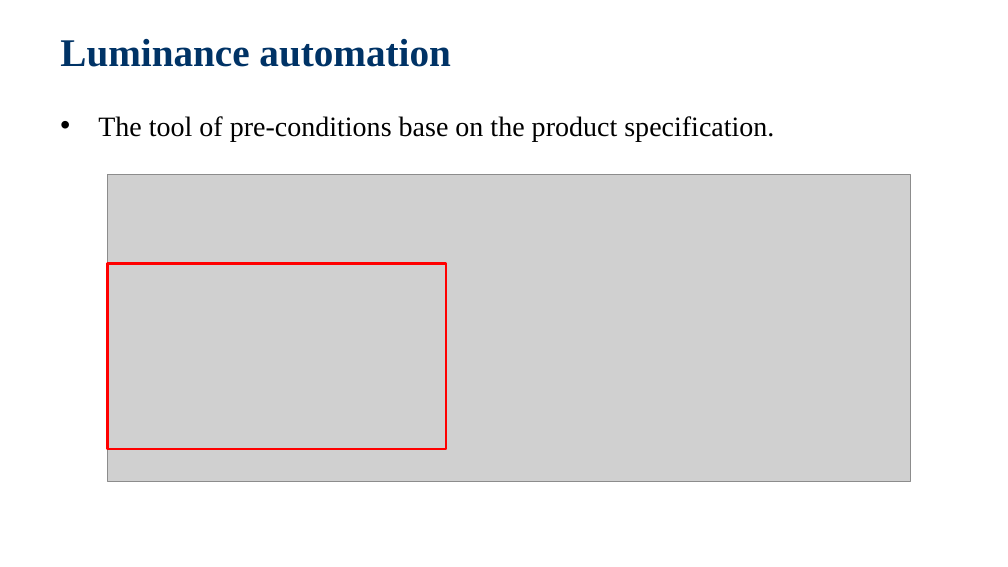
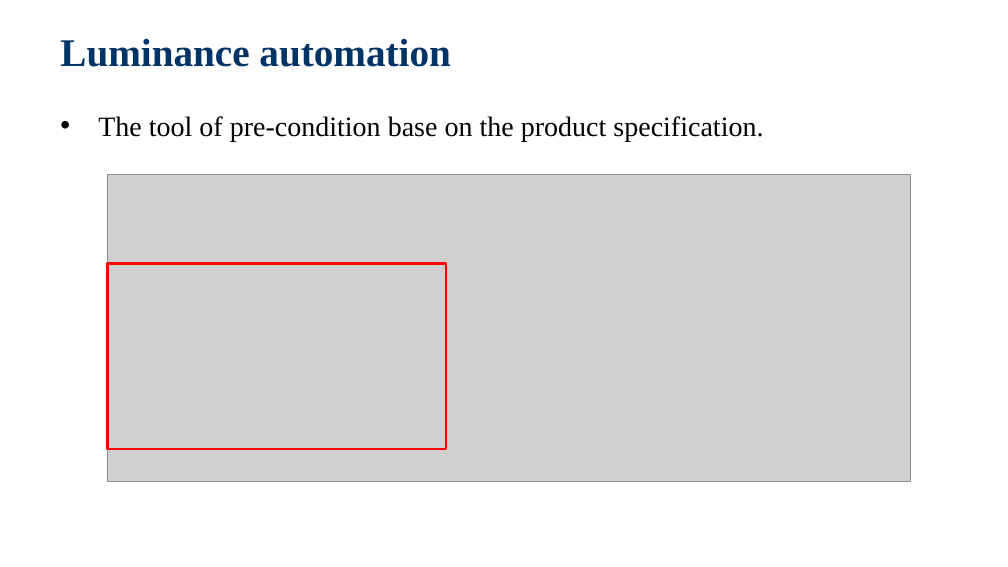
Before and after one commit to jackiejay888/automation, a slide deck: slide 20 of kpi/Automation Testing_20200303_1.pptx. Drawn at 1008x567 pixels with LibreOffice and Linux fonts; fonts in the diff are those of the drawing; grey boxes stand for pictures; background and template pictures are left out. Boxes give left, top, right and bottom in pixels: in the first picture for what was removed or moved away, otherwise in the second. Text is boxed around its words. In the diff, an @@ line names an element or a change of style, - is before the commit and + after.

```diff
--- a/kpi/Automation Testing_20200303_1.pptx
+++ b/kpi/Automation Testing_20200303_1.pptx
@@ text at bbox=[98, 116, 763, 141]: text changed @@
-  • The tool of pre-conditions base on the product specification.
+  • The tool of pre-condition base on the product specification.
```
Also in this commit, not shown: 4 other slides changed, 1 other file.
